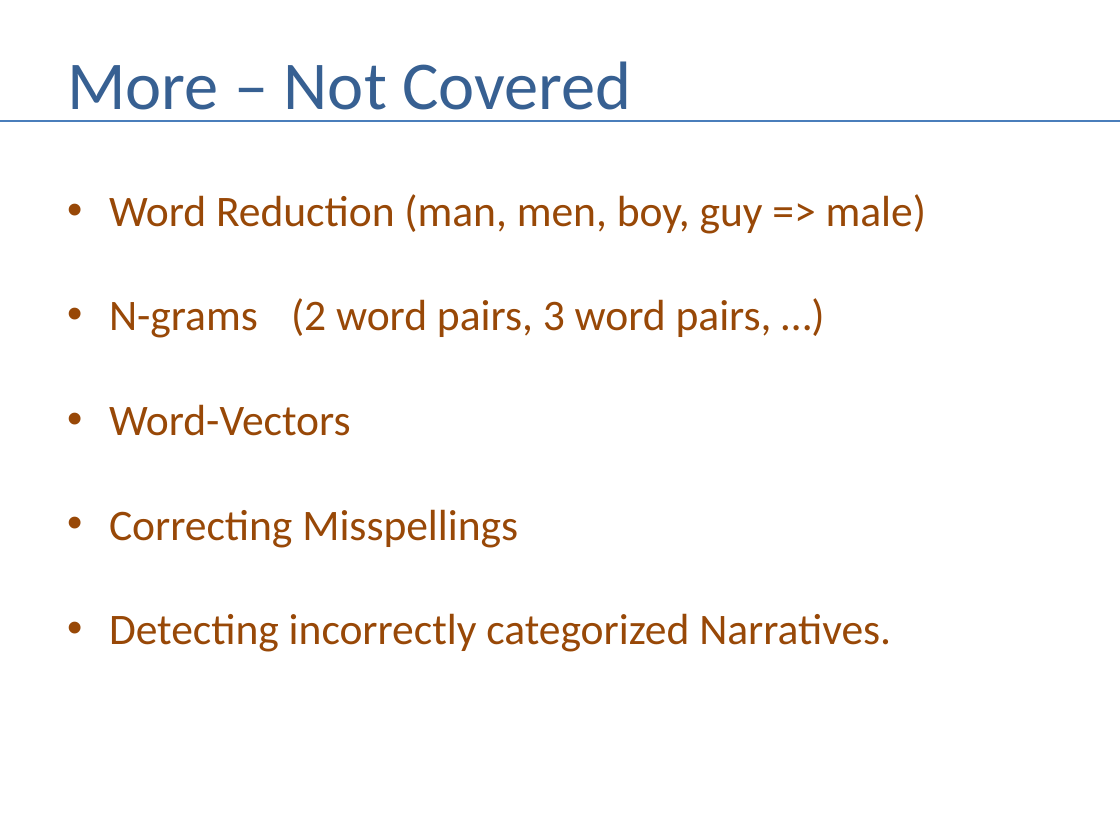
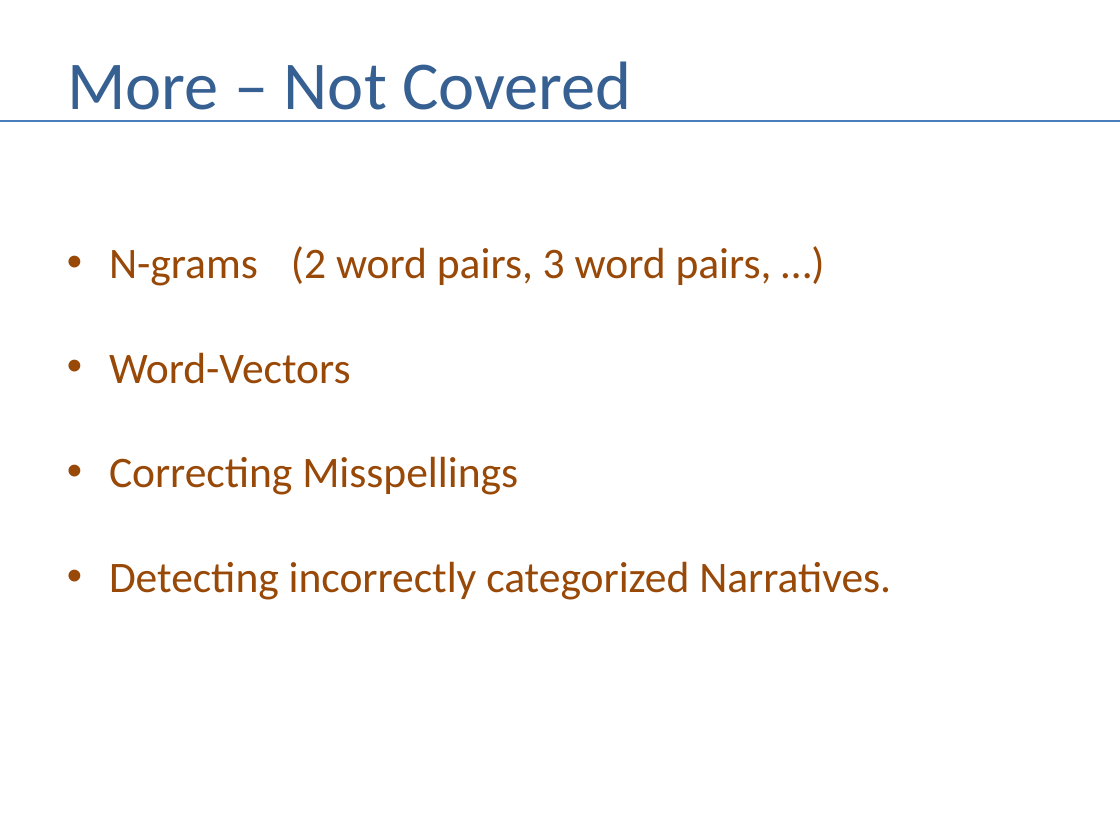
Before and after one commit to andrewferlitsch/Portland-Data-Science-Group, a slide deck: slide 21 of Presentations/NLP - Narrative.pptx (slide 18 before the commit). Drawn at 1120x840 pixels with LibreOffice and Linux fonts; fonts in the diff are those of the drawing. Boxes give left, top, right and bottom in pixels: in the first picture for what was removed or moved away, otherwise in the second. Text is boxed around its words. In the diff, an @@ line names an element or a change of style, - is before the commit and + after.

```diff
--- a/Presentations/NLP - Narrative.pptx
+++ b/Presentations/NLP - Narrative.pptx
@@ text at [109, 194, 926, 234]: paragraph removed @@
-• Word Reduction (man, men, boy, guy => male)
```
Also in this commit, not shown: 3 slides added.
